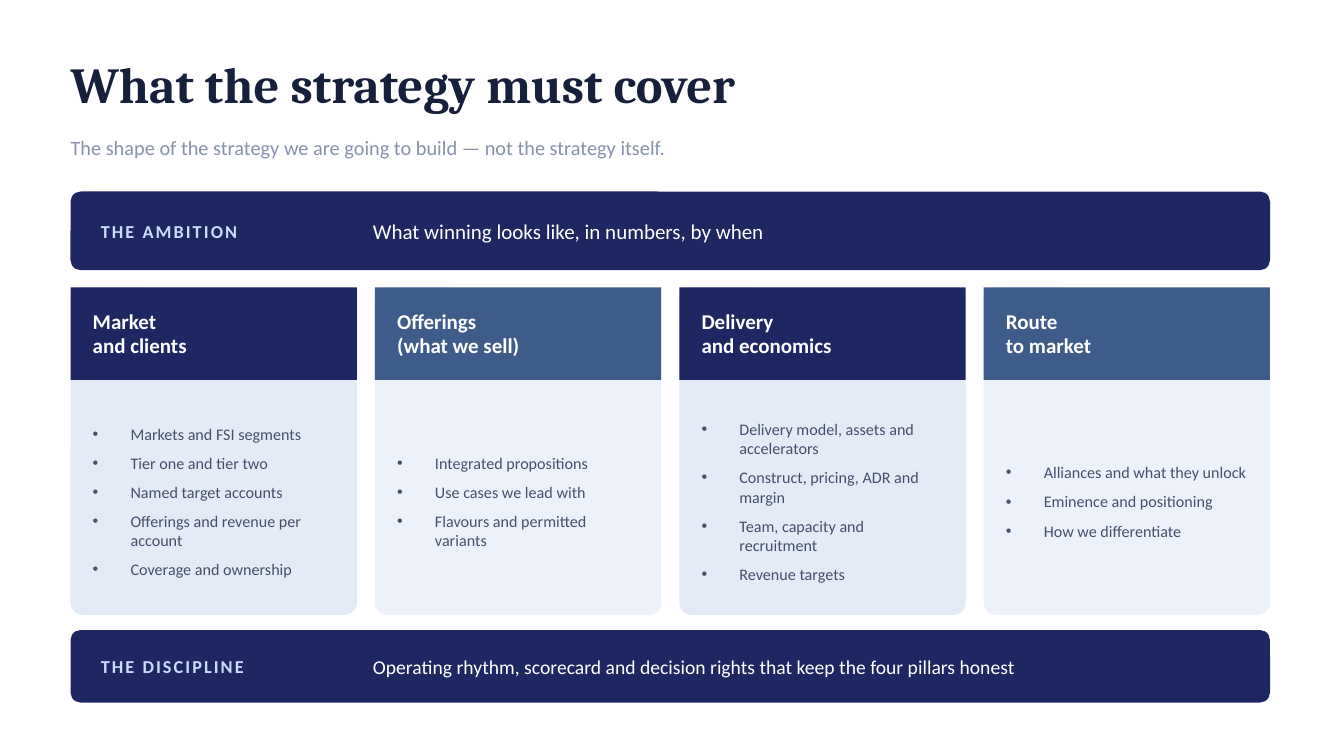
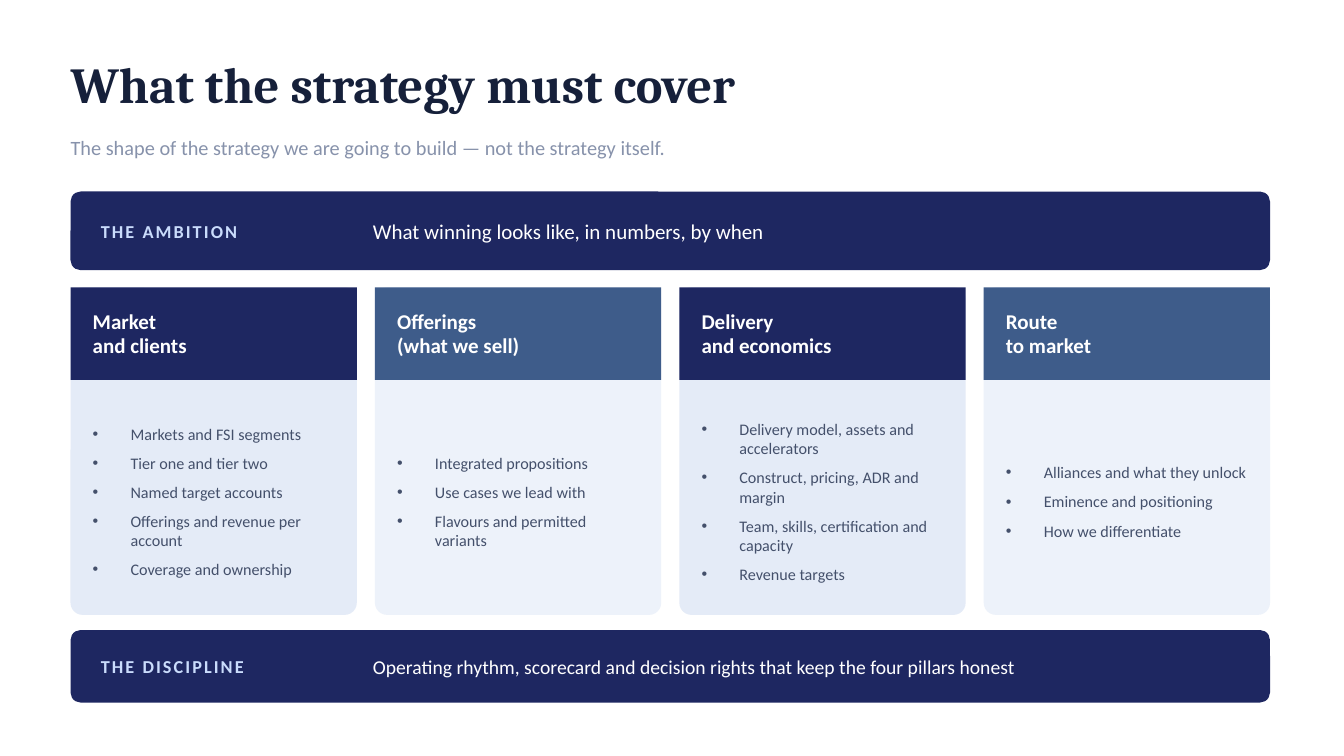
Before and after one commit to dhajjar-cyber/bae, a slide deck: slide 11 of FSI strategy/EAIND-FSI-Strategy-Development-Plan.pptx (slide 4 before the commit). Drawn at 1344x756 pixels with LibreOffice and Linux fonts; fonts in the diff are those of the drawing. Boxes give left, top, right and bottom in pixels: in the first picture for what was removed or moved away, otherwise in the second. Text is boxed around its words. In the diff, an @@ line names an element or a change of style, - is before the commit and + after.

```diff
--- a/FSI strategy/EAIND-FSI-Strategy-Development-Plan.pptx
+++ b/FSI strategy/EAIND-FSI-Strategy-Development-Plan.pptx
@@ text at (739, 521, 928, 554): text changed @@
-• Team, capacity and recruitment
+• Team, skills, certification and capacity
```
Also in this commit, not shown: 3 other slides changed, 7 slides added, 1 slide removed, 2 other files.
